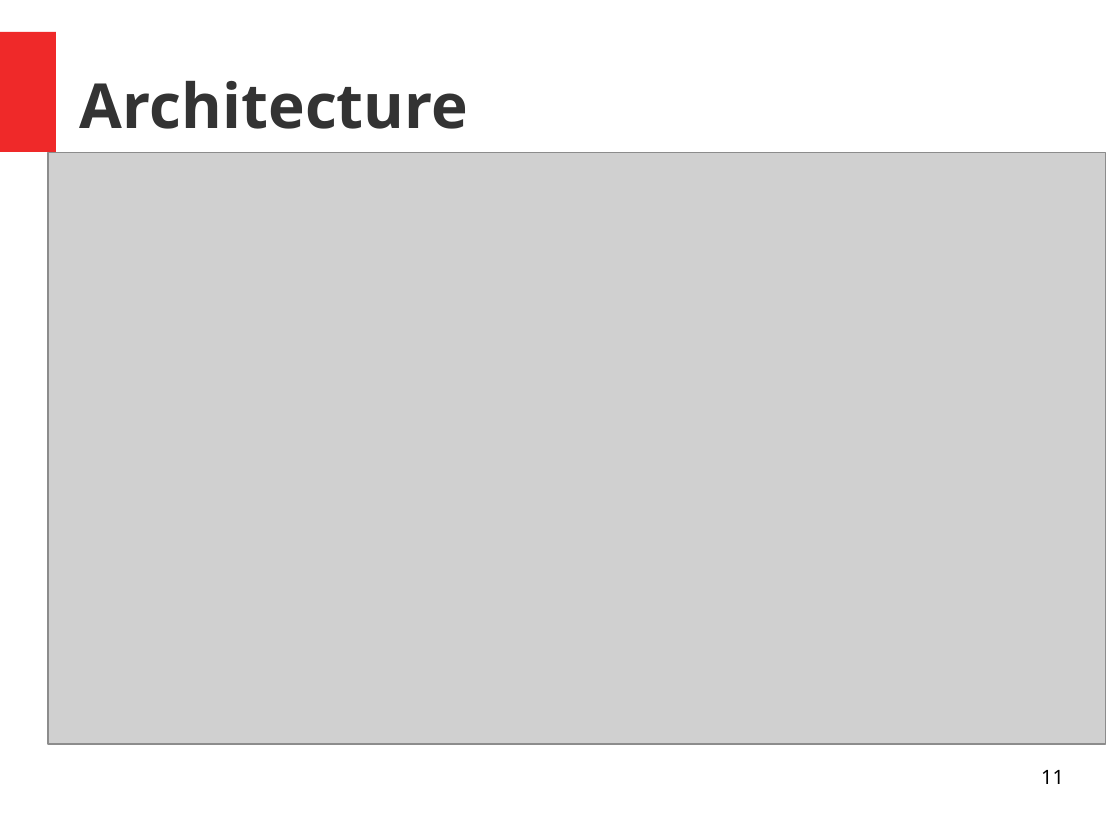
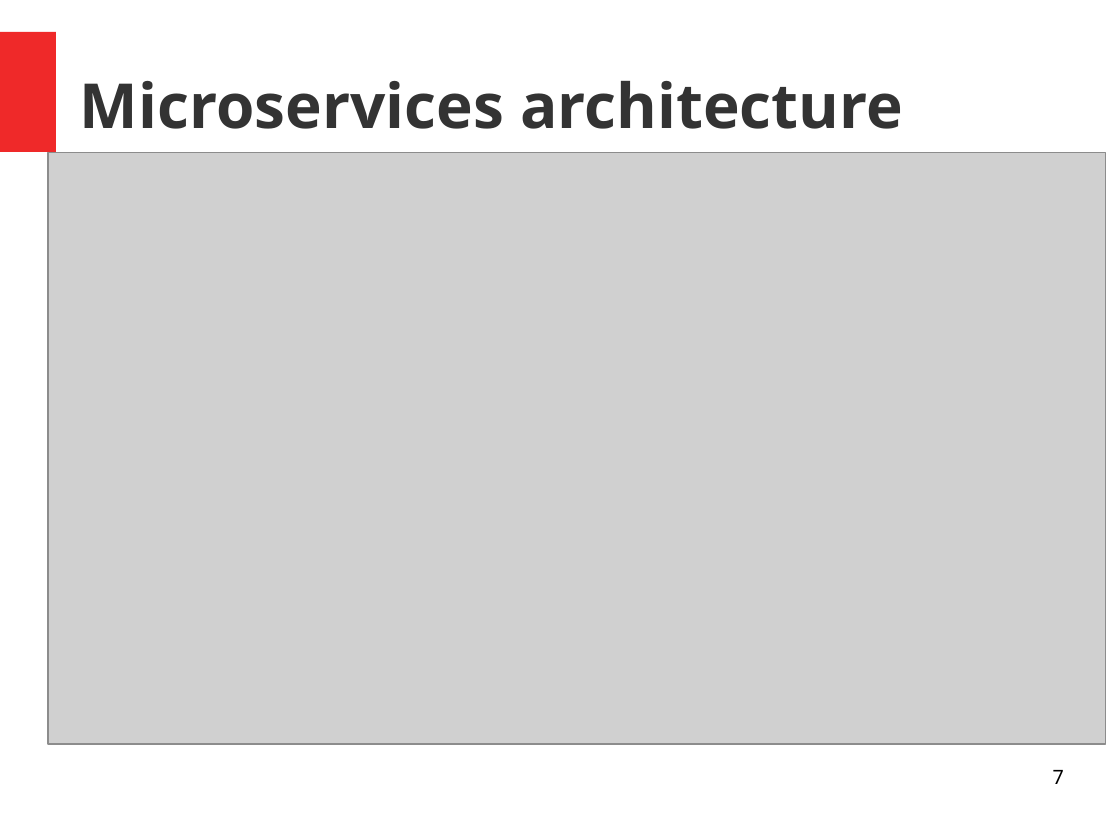
Before and after one commit to unige-pinfo-2019/PInfo3, a slide deck: slide 7 of Docs/Presentations/pres2.odp (slide 11 before the commit). Drawn at 1120x840 pixels with LibreOffice and Linux fonts; fonts in the diff are those of the drawing; grey boxes stand for pictures. Boxes give left, top, right and bottom in pixels: in the first picture for what was removed or moved away, otherwise in the second. Text is boxed around its words. In the diff, an @@ line names an element or a change of style, - is before the commit and + after.

```diff
--- a/Docs/Presentations/pres2.odp
+++ b/Docs/Presentations/pres2.odp
@@ title at (80,81,903,129): text changed @@
-Architecture
+Microservices architecture
@@ page number at (1053,770,1064,784): text changed @@
-11
+7
```
Also in this commit, not shown: 4 other slides changed, 7 slides added, 7 slides removed, 3 other files.
